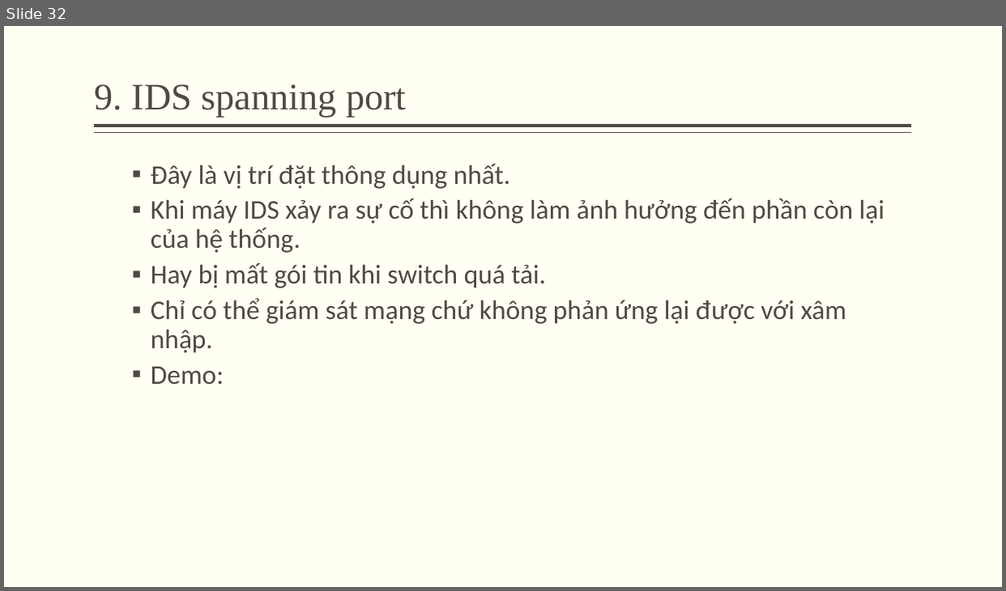
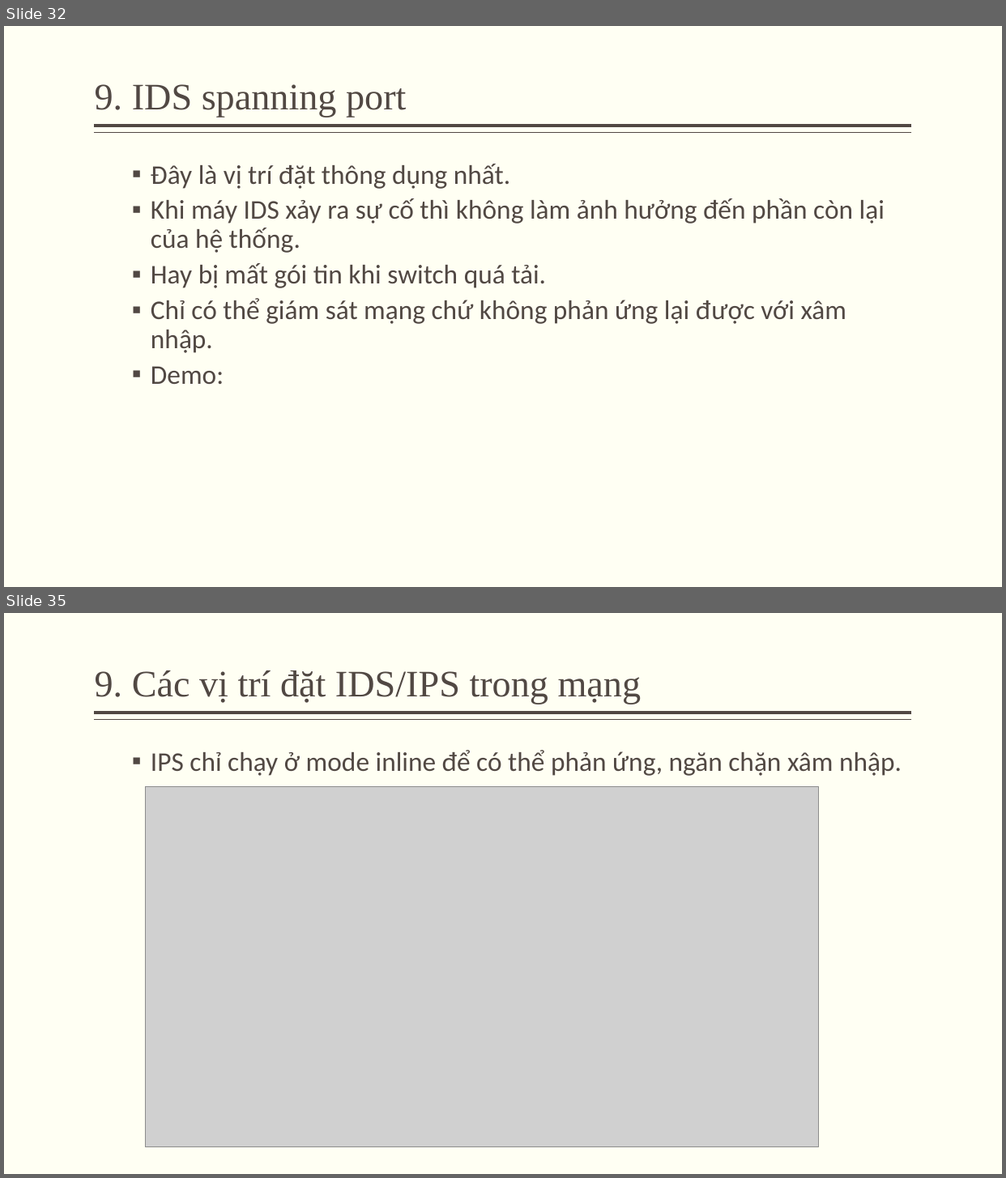
Before and after one commit to minhquan1418/do_an_ATMNC, a slide deck: silde.pptx. Shown one above the other, each under a label of ours: slide 32 before the commit, slides 32 and 35 after it; the slides between them are not shown. The pictures are 1006x591 and 1006x1178 pixels, drawn with LibreOffice and Linux fonts; fonts in the diff are those of the drawing; grey boxes stand for pictures. Boxes give left, top, right and bottom in pixels: in the first picture for what was removed or moved away, otherwise in the second. Text is boxed around its words. In the diff, an @@ line names an element or a change of style, - is before the commit and + after.

```diff
--- a/silde.pptx
+++ b/silde.pptx
@@ slide 35 added at [4, 613, 1002, 1174], background #FFFFF3; not listed: 2 template elements that a slide beside it also shows @@
@@ title added at [95, 671, 641, 705], 36 pt, text #514843 @@
+9. Các vị trí đặt IDS/IPS trong mạng
@@ text added at [151, 750, 901, 776], 26 pt, text #514843 @@
+  ▪ IPS chỉ chạy ở mode inline để có thể phản ứng, ngăn chặn xâm nhập.
@@ picture added at [145, 786, 819, 1148] @@
```
Also in this commit, not shown: 8 other slides added, 10 slides removed, 1 other file.
